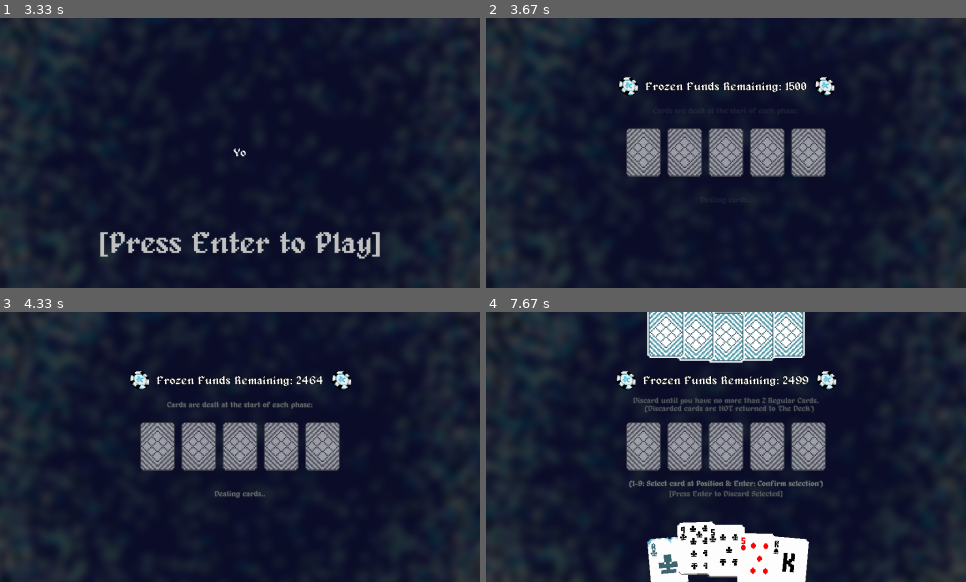
Above: before the commit, frames 1-4 (two rows, left to right).
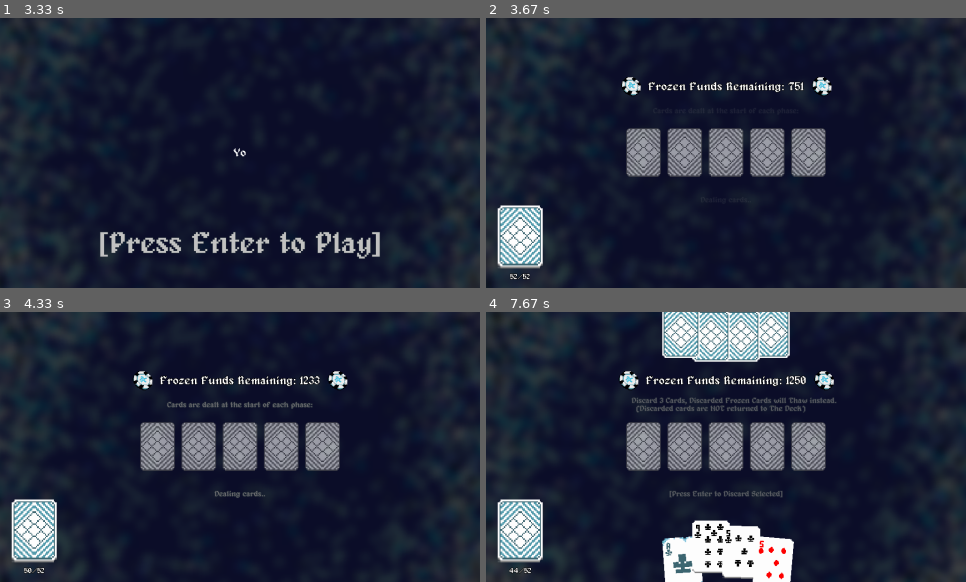
Above: after the commit, the same moments.

Repository: Lucas-Platt-Nott/pygame-winter-jam-2026
Game: pygame game, started from main.py
Two runs of this game, one before a commit and one after it. Both use one fixed random seed, a clock stepped at 60 frames per second and the inputs below.
Inputs (mouse positions are in pixels of both pictures, inside the frame that each line leads up to):
- Up to frame 1 (3.33 s): press the mouse at (124, 155) at 0.37 s; move the mouse to (206, 182) at 0.47 s; release the mouse at (288, 212) at 0.6 s; press the mouse at (124, 155) at 0.7 s; move the mouse to (201, 188) at 0.8 s; release the mouse at (283, 220) at 0.93 s; press the mouse at (124, 155) at 1.03 s; move the mouse to (211, 150) at 1.13 s; release the mouse at (297, 144) at 1.27 s; click (264, 72) at 1.38 s; press the mouse at (264, 72) at 1.7 s; move the mouse to (302, 88) at 1.8 s; release the mouse at (340, 104) at 1.93 s; press the mouse at (264, 72) at 2.03 s; move the mouse to (192, 112) at 2.13 s; release the mouse at (124, 153) at 2.27 s; tap Enter at 2.33 s
- Up to frame 2 (3.67 s): tap Enter at 3.5 s
- Up to frame 3 (4.33 s): hold 9 from 4.17 s (still down); hold Up from 4.17 s (still down); click (292, 471) at 4.25 s
- Up to frame 4 (7.67 s): release 9 at 4.53 s; release Up at 4.53 s; hold 7 4.57-4.93 s; hold Up 4.57-4.93 s; click (562, 379) at 4.65 s; tap Enter at 4.72, 5.92, 6.98 s; hold Up 4.97-5.33 s; click (793, 463) at 5.05 s; hold 8 5.37-5.73 s; hold Down 5.37-5.73 s; hold Down 5.77-6.13 s; click (812, 528) at 5.85 s; hold 2 6.17-6.47 s; hold Up 6.17-6.47 s; hold 3 6.5-6.8 s; hold Up 6.5-6.8 s; hold 1 6.83-7.13 s; hold Up 6.83-7.13 s; press the mouse at (711, 557) at 7.2 s; move the mouse to (735, 503) at 7.3 s; release the mouse at (764, 449) at 7.43 s; press the mouse at (740, 557) at 7.53 s; move the mouse to (754, 530) at 7.63 s

Frame 1 is identical in both runs. In frame 2, 3.4% of the frame differs, in the area x 2-73%, y 21-97%; in frame 3, 3.5%; in frame 4, 13%, in the area x 2-74%, y 0-100%.

Commit message:
Cooking..

Diff:
--- a/assets.py
+++ b/assets.py
@@ -39,8 +39,9 @@
 Sounds.load_sound("assets/sounds/background_music.ogg", "background_music")
 Sounds.load_sound("assets/sounds/card_discard.ogg", "card_discard")
 Sounds.load_sound("assets/sounds/card_draw.ogg", "card_draw")
-Sounds.load_sound("assets/sounds/card_freeze.ogg", "card_freeze")
 Sounds.load_sound("assets/sounds/card_select.ogg", "card_select")
+Sounds.load_sound("assets/sounds/freeze.ogg", "card_freeze")
+Sounds.load_sound("assets/sounds/counter.ogg", "counter")
 
 # Load fonts
 pygame.font.init()
@@ -70,7 +71,7 @@
 Images.register_image(render_outlined(alagard_small, "[Press Enter to Freeze Selected]", (125, 125, 125), (41, 51, 61), 1), "FREEZE_bot")
 
 # Discard prompts
-Images.register_image(render_outlined(alagard_small, "Discard until you have no more than 2 Regular Cards.\n     (Discarded cards are NOT returned to The Deck)", (125, 125, 125), (41, 51, 61), 1), "DISCARD_top_preflop")
+Images.register_image(render_outlined(alagard_small, "       Discard 3 Cards, Discarded Frozen Cards will Thaw instead.\n         (Discarded cards are NOT returned to The Deck)", (125, 125, 125), (41, 51, 61), 1), "DISCARD_top_preflop")
 Images.register_image(render_outlined(alagard_small, "       Discard 2 Cards, Discarded Frozen Cards will Thaw instead.\n         (Discarded cards are NOT returned to The Deck)", (125, 125, 125), (41, 51, 61), 1), "DISCARD_top")
 Images.register_image(render_outlined(alagard_small, "[Press Enter to Discard Selected]", (125, 125, 125), (41, 51, 61), 1), "DISCARD_bot")
 
--- a/main.py
+++ b/main.py
@@ -59,6 +59,7 @@
     # Initialise game
     application = FrozenFunds(SCREEN_SIZE, fps=0)
 
+    application.add_scene(Victory, "victory")
     application.add_scene(Poker, "poker")
     application.add_scene(Title, "title")
     application.set_scene("title")
--- a/scenes/__init__.py
+++ b/scenes/__init__.py
@@ -1,2 +1,3 @@
 from .poker import Poker
 from .title import Title
+from .victory import Victory
--- a/scenes/poker.py
+++ b/scenes/poker.py
@@ -105,6 +105,9 @@
         self.system.update(delta_time)
         self.renderer.update(delta_time, self.system)
 
+        if self.system.victory_timer >= 3:
+            self.scene_manager.set_scene("victory")
+
     def draw(self, surface: pygame.Surface) -> None:
         if self.loading:
             surface.blit(self.intro_image, (0, 0))
--- a/scenes/title.py
+++ b/scenes/title.py
@@ -189,7 +189,7 @@
             return
 
         if event.type == MOUSEMOTION:
-            mouse_pos = pygame.Vector2(event.pos)
+            mouse_pos = pygame.Vector2(event.dict["pos"])
             for card in self.cards:
                 card.handle_motion(mouse_pos)
 
--- /dev/null
+++ b/scenes/victory.py
@@ -0,0 +1,122 @@
+# Built-In
+import math
+
+# External
+import pygame
+from pygame.locals import *
+
+# Internal
+from assets import Images, Sounds, alagard_medium
+from core import SceneManager, Scene
+from config import *
+from systems import Player
+
+# Victory Class
+class Victory(Scene):
+    def __init__(self, scene_manager: SceneManager, player: Player) -> None:
+        self.scene_manager = scene_manager
+        self.player = player
+
+        self.animation_time = 0
+        self.loading = False
+
+        # Streaming intro text
+        self.intro_text = (
+            "The ice finally gives way.\n"
+            "Your funds break free from the freeze and return to your hands.\n\n"
+            "You pushed through every cold setback, every slow crack in the surface,\n"
+            "and the table couldn't hold you any longer.\n\n"
+            "The freeze is over.\n"
+            "Your bankroll is yours again.\n\n"
+            "Thanks for playing!!"
+        )
+
+        self.visible_text = ""
+        self.text_timer = 0.0
+        self.text_speed = 0.05  # seconds per character
+
+        # Delay before text starts streaming
+        self.text_delay = 1.5      # seconds
+        self.delay_timer = 0.0
+
+        # Fade-in effect
+        self.fade_alpha = 255
+        self.fade_duration = 2.0   # seconds
+        self.fade_timer = 0.0
+
+        # Create a surface big enough for the intro text
+        self.intro_image = pygame.Surface((SCREEN_SIZE[0], SCREEN_SIZE[1]), pygame.SRCALPHA)
+
+    def start(self) -> None:
+        self.loading = True
+
+        # Reset streaming text
+        self.visible_text = ""
+        self.text_timer = 0.0
+        self.delay_timer = 0.0
+
+        # Reset fade
+        self.fade_alpha = 255
+        self.fade_timer = 0.0
+
+    def update(self, delta_time: float) -> None:
+        if not self.loading:
+            return
+
+        # -------------------------
+        # 1. Fade-in effect
+        # -------------------------
+        if self.fade_alpha > 0:
+            self.fade_timer += delta_time
+            progress = min(self.fade_timer / self.fade_duration, 1.0)
+            self.fade_alpha = int(255 * (1 - progress))
+
+        # -------------------------
+        # 2. Delay before text starts
+        # -------------------------
+        if self.delay_timer < self.text_delay:
+            self.delay_timer += delta_time
+            return  # do not start text yet
+
+        # -------------------------
+        # 3. Streaming text
+        # -------------------------
+        self.text_timer += delta_time
+        chars_to_show = int(self.text_timer / self.text_speed)
+
+        if chars_to_show > len(self.visible_text):
+            self.visible_text = self.intro_text[:chars_to_show]
+
+            # Clear intro surface
+            self.intro_image.fill((0, 0, 0, 0))
+
+            # Split into lines (including partially revealed ones)
+            lines = self.visible_text.split("\n")
+
+            # Vertical centering
+            line_height = alagard_medium.get_height()
+            total_height = len(lines) * line_height
+            y = SCREEN_SIZE[1] // 2 - total_height // 2
+
+            # Render each line centered
+            for line in lines:
+                text_surface = alagard_medium.render(line, True, (255, 255, 255))
+                x = (SCREEN_SIZE[0] - text_surface.get_width()) // 2
+                self.intro_image.blit(text_surface, (x, y))
+                y += line_height
+
+        # Prompt animation (unchanged)
+        self.animation_time += delta_time
+        hue = (455 / 2) + (55 / 2) * math.cos(5 * self.animation_time)
+        self.intro_prompt = Images.get_image("intro_prompt")
+        self.intro_prompt.fill((hue, hue, hue), special_flags=BLEND_RGB_MULT)
+
+    def draw(self, surface: pygame.Surface) -> None:
+        surface.blit(self.intro_image, (0, 0))
+
+        # Fade overlay
+        if self.fade_alpha > 0:
+            fade_surface = pygame.Surface(SCREEN_SIZE)
+            fade_surface.fill((0, 0, 0))
+            fade_surface.set_alpha(self.fade_alpha)
+            surface.blit(fade_surface, (0, 0))
--- a/systems/community_cards.py
+++ b/systems/community_cards.py
@@ -34,6 +34,9 @@
         return (center_x, center_y)
 
     def add(self, card: Card):
+        if card == None:
+            return
+
         if len(self.cards) >= 5:
             return  # Can't exceed 5 community cards
 
--- a/systems/hand.py
+++ b/systems/hand.py
@@ -135,6 +135,9 @@
                 break
 
     def add(self, card: Card) -> None:
+        if card == None:
+            return
+
         index = len(self._cards)
         self._cards.append(card)
 
--- a/systems/poker_renderer.py
+++ b/systems/poker_renderer.py
@@ -16,28 +16,44 @@
         # Chip image
         self.chip_image = pygame.transform.scale_by(Images.get_image("chip"), 3/2)
 
+        # Deck image
+        self.deck_image = pygame.transform.scale_by(Images.get_image("card_back"), 1.2)
+
         # Pot display
         self.pot_balance = pygame.Surface((0, 0))
-        self.display_pot_chips = 0  # animated pot value
+        self.display_pot_chips = 0
         self.pot_shake_offset = 0.0
+
+        # NEW: static pot change display (only during showdown)
+        self.pot_change_surface = pygame.Surface((0, 0))
+        self.pot_change_value = 0  # no animation
+
+        # Deck count display
+        self.deck_count_surface = pygame.Surface((0, 0))
 
         # Hand value/type text
         self.hand_value_text = None
         self.hand_type_text = None
 
+        # NEW: opponent hand value display
+        self.opponent_value_surface = pygame.Surface((0, 0))
+
+        # NEW: player hand value display (bottom)
+        self.player_value_surface = pygame.Surface((0, 0))
+
     # ---------------------------------------------------------
     # POT TEXT UPDATE (smooth + soft highlight)
     # ---------------------------------------------------------
     def update_balance_text(self, system: PokerSystem, highlight: bool = False) -> None:
         target = system.pot_chips
 
-        # Much smoother easing
+        # Smooth easing
         self.display_pot_chips += (target - self.display_pot_chips) * 0.08
 
         # Soft pulse when highlighted
         if highlight:
             t = self.time_elapsed
-            pulse = 0.5 + 0.5 * math.sin(3 * t)  # slower, smoother
+            pulse = 0.5 + 0.5 * math.sin(3 * t)
             r = 255
             g = int(220 + 35 * pulse)
             b = int(180 + 40 * pulse)
@@ -52,6 +68,92 @@
             (0, 0, 0),
             1
         )
+
+    # ---------------------------------------------------------
+    # STATIC POT CHANGE (only during showdown)
+    # ---------------------------------------------------------
+    def update_pot_change(self, system: PokerSystem) -> None:
+        if (
+            system.state["round"] == RoundState.SHOWDOWN
+            and system.state["phase"] == PhaseState.SHOWDOWN
+        ):
+            # Difference between player and opponent hand values
+            diff = system.player.hand.value - system.opponent.hand.value
+            self.pot_change_value = diff
+
+            # Color coding
+            if diff < 0:
+                color = (255, 120, 120)
+            elif diff > 0:
+                color = (120, 255, 120)
+            else:
+                color = (200, 200, 200)
+
+            sign = "+" if diff > 0 else ""
+            self.pot_change_surface = render_outlined(
+                alagard_small,
+                f"{sign}{diff}",
+                color,
+                (0, 0, 0),
+                1
+            )
+        else:
+            # Hide outside showdown
+            self.pot_change_surface = pygame.Surface((0, 0))
+            self.pot_change_value = 0
+
+    # ---------------------------------------------------------
+    # DECK COUNT UPDATE
+    # ---------------------------------------------------------
+    def update_deck_display(self, system: PokerSystem) -> None:
+        current = len(system.deck.cards)
+        maximum = len(system.deck.standard_cards)
+
+        self.deck_count_surface = render_outlined(
+            alagard_small,
+            f"{current}/{maximum}",
+            (255, 255, 255),
+            (0, 0, 0),
+            1
+        )
+
+    # ---------------------------------------------------------
+    # OPPONENT HAND VALUE UPDATE
+    # ---------------------------------------------------------
+    def update_opponent_value(self, system: PokerSystem) -> None:
+        if (
+            system.state["round"] == RoundState.SHOWDOWN
+            and system.state["phase"] == PhaseState.SHOWDOWN
+        ):
+            val = system.opponent.hand.value
+            self.opponent_value_surface = render_outlined(
+                alagard_medium,
+                f"Opponent Hand Value: {val}",
+                (255, 200, 200),
+                (0, 0, 0),
+                1
+            )
+        else:
+            self.opponent_value_surface = pygame.Surface((0, 0))
+
+    # ---------------------------------------------------------
+    # PLAYER HAND VALUE UPDATE (bottom)
+    # ---------------------------------------------------------
+    def update_player_value(self, system: PokerSystem) -> None:
+        if (
+            system.state["round"] == RoundState.SHOWDOWN
+            and system.state["phase"] == PhaseState.SHOWDOWN
+        ):
+            val = system.player.hand.value
+            self.player_value_surface = render_outlined(
+                alagard_medium,
+                f"Your Hand Value: {val}",
+                (200, 255, 200),
+                (0, 0, 0),
+                1
+            )
+        else:
+            self.player_value_surface = pygame.Surface((0, 0))
 
     # ---------------------------------------------------------
     # UPDATE
@@ -126,13 +228,24 @@
         )
 
         if is_showdown:
-            # Much gentler shake
             self.pot_shake_offset = 1.5 * math.sin(10 * self.time_elapsed)
         else:
             self.pot_shake_offset = 0.0
 
-        # Always update pot text (highlight only during showdown)
+        # Update pot text
         self.update_balance_text(system, highlight=is_showdown)
+
+        # NEW: static pot change
+        self.update_pot_change(system)
+
+        # Update deck text
+        self.update_deck_display(system)
+
+        # Update opponent hand value
+        self.update_opponent_value(system)
+
+        # NEW: update player hand value
+        self.update_player_value(system)
 
     # ---------------------------------------------------------
     # DRAW
@@ -147,19 +260,30 @@
         toprect.center = (SCREEN_SIZE[0] // 2, SCREEN_SIZE[1] // 2 - CARD_SIZE[1] * 0.8)
         botrect.center = (SCREEN_SIZE[0] // 2, SCREEN_SIZE[1] // 2 + CARD_SIZE[1] * 0.9)
 
-        # Input prompt (tutorial)
-        if system.tutorial_enabled and system.state["phase"] in [
-            PhaseState.DISCARD,
-            PhaseState.FREEZE,
-            PhaseState.HAND_SELECTION
-        ]:
-            prompt = Images.get_image("input_prompt")
-            prect = prompt.get_rect()
-            prect.center = (SCREEN_SIZE[0] // 2, SCREEN_SIZE[1] // 2 + CARD_SIZE[1] * 0.7)
-            surface.blit(prompt, prect)
-
-        # Draw prompts
-        surface.blit(self.top_prompt, toprect)
+        # ---------------------------------------------------------
+        # OPPONENT HAND VALUE (replaces top prompt during showdown)
+        # ---------------------------------------------------------
+        if (
+            system.state["round"] == RoundState.SHOWDOWN
+            and system.state["phase"] == PhaseState.SHOWDOWN
+        ):
+            opp_rect = self.opponent_value_surface.get_rect()
+            opp_rect.center = (SCREEN_SIZE[0] // 2, SCREEN_SIZE[1] // 2 - CARD_SIZE[1] * 0.8)
+            surface.blit(self.opponent_value_surface, opp_rect)
+        else:
+            surface.blit(self.top_prompt, toprect)
+
+        # ---------------------------------------------------------
+        # PLAYER HAND VALUE (replaces bottom prompt during showdown)
+        # ---------------------------------------------------------
+        if (
+            system.state["round"] == RoundState.SHOWDOWN
+            and system.state["phase"] == PhaseState.SHOWDOWN
+        ):
+            player_rect = self.player_value_surface.get_rect()
+            player_rect.center = (SCREEN_SIZE[0] // 2, SCREEN_SIZE[1] // 2 + CARD_SIZE[1] * 0.9)
+            surface.blit(self.player_value_surface, player_rect)
+            botrect.y -= self.player_value_surface.height
         surface.blit(self.bot_prompt, botrect)
 
         # ---------------------------------------------------------
@@ -167,6 +291,7 @@
         # ---------------------------------------------------------
         base_y = SCREEN_SIZE[1] * 0.215 + self.pot_shake_offset
 
+        # Left chip
         surface.blit(
             self.chip_image,
             (
@@ -175,6 +300,7 @@
             )
         )
 
+        # Pot balance text
         surface.blit(
             self.pot_balance,
             (
@@ -184,6 +310,7 @@
             )
         )
 
+        # Right chip
         surface.blit(
             self.chip_image,
             (
@@ -194,6 +321,32 @@
         )
 
         # ---------------------------------------------------------
+        # POT CHANGE (static, only during showdown)
+        # ---------------------------------------------------------
+        if self.pot_change_value != 0:
+            change_rect = self.pot_change_surface.get_rect()
+            change_rect.center = (
+                SCREEN_SIZE[0] * 0.465 + self.pot_balance.width * 0.25,
+                base_y + self.pot_balance.height + 20
+            )
+            surface.blit(self.pot_change_surface, change_rect)
+
+        # ---------------------------------------------------------
+        # DECK DISPLAY (icon + count)
+        # ---------------------------------------------------------
+        deck_x = SCREEN_SIZE[0] * 0.025
+        deck_y = SCREEN_SIZE[1] - self.deck_image.height - self.deck_count_surface.height - 25
+
+        surface.blit(self.deck_image, (deck_x, deck_y))
+
+        count_rect = self.deck_count_surface.get_rect()
+        count_rect.center = (
+            deck_x + self.deck_image.get_width() // 2,
+            deck_y + self.deck_image.get_height() + 18
+        )
+        surface.blit(self.deck_count_surface, count_rect)
+
+        # ---------------------------------------------------------
         # HAND VALUE + TYPE (during HAND_SELECTION)
         # ---------------------------------------------------------
         if system.state["phase"] == PhaseState.HAND_SELECTION:
@@ -213,3 +366,7 @@
         player_hand.draw(surface)
         other_hand.draw(surface)
         system.community_cards.draw(surface)
+
+        if system.victory_timer >= 0:
+            h = 255 - 255/3 * min(system.victory_timer, 3)
+            surface.fill((h, h, h), special_flags=pygame.BLEND_RGB_MULT)
--- a/systems/poker_system.py
+++ b/systems/poker_system.py
@@ -7,6 +7,7 @@
 from pygame.locals import *
 
 # Internal
+from assets import Sounds
 from config import *
 from systems import PokerPlayer, Player, Deck, CommunityCards, HandCalculator
 
@@ -42,8 +43,9 @@
         self.player = player
         self.opponent = opponent
         self.to_discard = 0
-        self.pot_chips = 2500
+        self.pot_chips = 1251
         self.calculator = HandCalculator()
+        self.victory_timer = 0
 
         self.state = {
             "round": RoundState.PRE_FLOP,
@@ -171,8 +173,8 @@
         phase_state = self.state["phase"]
 
         if phase_state == PhaseState.DRAW:
-            self.player.queue_draw(5)
-            self.opponent.queue_draw(5)
+            self.player.queue_draw(4)
+            self.opponent.queue_draw(4)
 
             self.state["phase"] = PhaseState.DRAWING
 
@@ -254,6 +256,7 @@
             self.state["phase"] = PhaseState.SHOWDOWN
             # Reset flag so SHOWDOWN can apply pot change once
             self.showdown_applied = False
+            Sounds.get_sound("counter").play()
 
         elif phase_state == PhaseState.SHOWDOWN:
             # Reveal opponent’s selected cards
@@ -272,10 +275,16 @@
     def update(self, delta_time: float) -> None:
         round_state = self.state["round"]
 
+        if self.pot_chips <= 0:
+            self.victory_timer += delta_time
+
         self.player.update(self.deck, delta_time)
         self.opponent.update(self.deck, delta_time)
         self.community_cards.update(delta_time)
 
+        if self.victory_timer > 0:
+            return
+
         if round_state == RoundState.PRE_FLOP:
             self.update_preflop(delta_time)
 
Not shown, added: assets/sounds/counter.ogg
Not shown, added: assets/sounds/freeze.ogg
